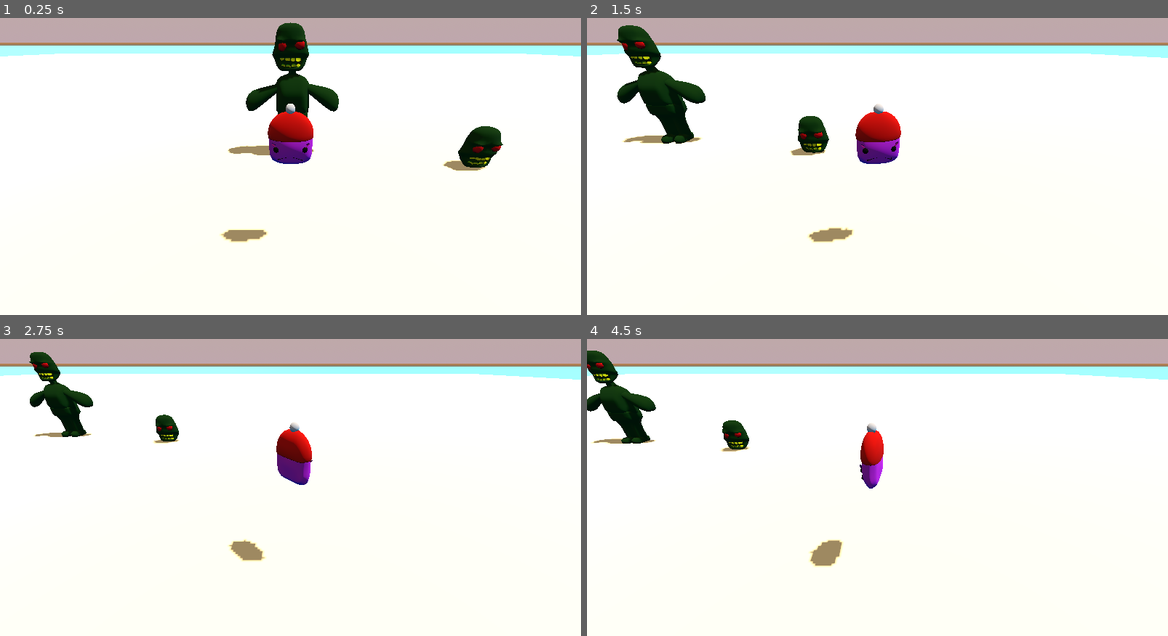
Above: before the commit, frames 1-4 (two rows, left to right).
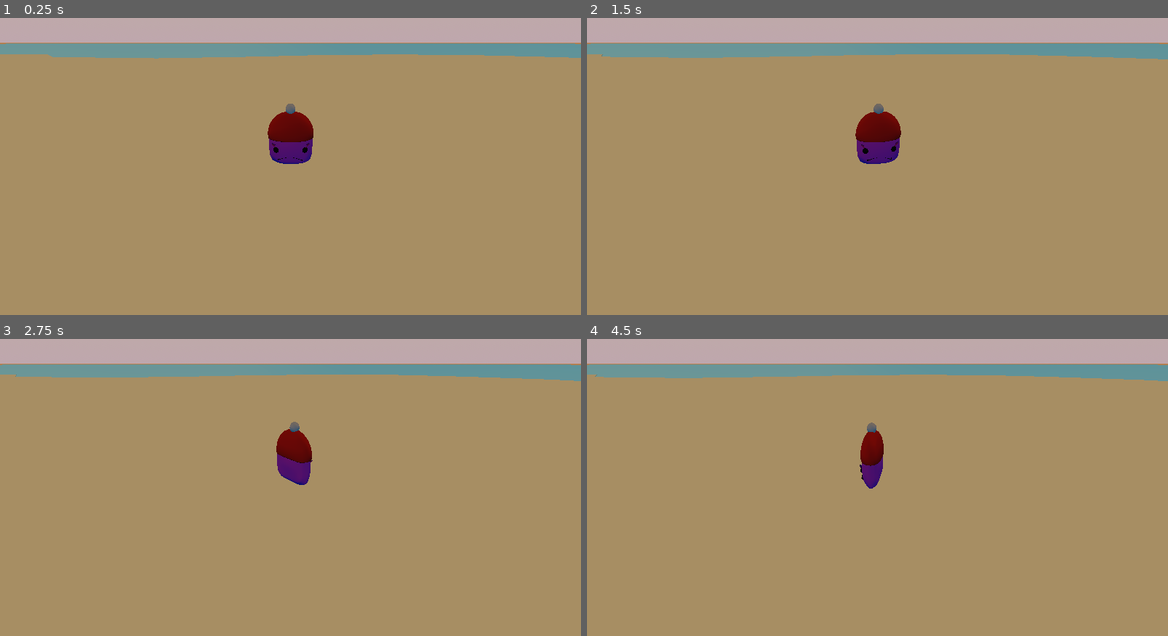
Above: after the commit, the same moments.

Repository: ChickenStorm/epic_game_jam_2023
Game: Godot game, scene res://main.tscn
The game is run twice, just before and just after one commit, with the same random seed, the same clock (stepped at 60 frames per second) and the same inputs. Sound files missing from this copy of the repository are replaced by a short silence.
Inputs (mouse positions are in pixels of both pictures, inside the frame that each line leads up to):
- Up to frame 1 (0.25 s): no input
- Up to frame 2 (1.5 s): tap Enter at 0.5 s; move the mouse to (1005, 136) at 0.52 s; press the mouse at (1005, 136) at 0.53 s; hold D (move_right) 0.53-1.28 s; tap Space (jump) at 0.77 s; move the mouse to (761, 169) at 1.27 s; release the mouse at (761, 169) at 1.28 s; hold S (move_back) from 1.28 s (still down); click (761, 169) at 1.35 s
- Up to frame 3 (2.75 s): tap Space (jump) at 1.52 s; move the mouse to (348, 401) at 2.02 s; release S (move_back) at 2.03 s; hold D (move_right) from 2.03 s (still down); hold W (move_front) from 2.03 s (still down); click (348, 401) at 2.3 s
- Up to frame 4 (4.5 s): move the mouse to (848, 537) at 2.77 s; release W (move_front) at 2.78 s; click (848, 537) at 2.85 s; tap Space (jump) at 3.02, 3.77 s; move the mouse to (1051, 523) at 3.52 s; release D (move_right) at 3.53 s; press the mouse at (1051, 523) at 3.53 s; hold A (move_left) from 3.53 s (still down); move the mouse to (703, 425) at 4.27 s; release the mouse at (703, 425) at 4.28 s; tap W (move_front) at 4.35 s

The runs differ from the first frame. In frame 1, 91% of the frame differs, in the area x 0-100%, y 1-100%; in frame 2, 91%; in frame 3, 91%; in frame 4, 91%, in the area x 0-100%, y 3-100%.

Commit message:
support for switching between two music

Diff:
--- /dev/null
+++ b/BackgroundAudioManager.gd
@@ -0,0 +1,48 @@
+extends Node
+
+@export var is_attacking: bool = false:
+	set = set_is_attacking
+
+@onready var metal = $Metal
+@onready var funk = $Funk
+
+
+
+func _ready():
+	metal.connect("finished", _replay_metal)
+	funk.connect("finished", _replay_funk)
+	$Timer.connect("timeout", _on_timeout)
+	metal.volume_db = -80
+	funk.volume_db = -4
+
+
+func _on_timeout():
+	play_funk()
+
+func _replay_metal():
+	metal.play()
+
+
+func _replay_funk():
+	funk.play()
+
+
+func play_funk():
+#	await metal.finished
+	metal.volume_db = -80
+	funk.volume_db = -4
+
+
+func play_metal():
+#	await metal.finished
+	metal.volume_db = -4
+	funk.volume_db = -80
+
+
+func set_is_attacking(value):
+	is_attacking = value
+	if not is_attacking:
+		play_funk()
+	else:
+		play_metal()
+		$Timer.start()
--- a/main.tscn
+++ b/main.tscn
@@ -1,9 +1,27 @@
-[gd_scene load_steps=3 format=3 uid="uid://do8jt8djqu46d"]
+[gd_scene load_steps=6 format=3 uid="uid://do8jt8djqu46d"]
 
 [ext_resource type="Script" path="res://main.gd" id="1_1u0l2"]
-[ext_resource type="PackedScene" uid="uid://yv6mq1c15gaa" path="res://world/world.tscn" id="2_o2ahh"]
+[ext_resource type="PackedScene" uid="uid://bmedllx6nsg3o" path="res://world/Island.tscn" id="2_fdfg8"]
+[ext_resource type="Script" path="res://BackgroundAudioManager.gd" id="3_0ed7e"]
+[ext_resource type="AudioStream" uid="uid://bxvnnti15wv7s" path="res://resources/audio/METAL_Mix.mp3" id="4_4k8w3"]
+[ext_resource type="AudioStream" uid="uid://pu6h2diag8j8" path="res://resources/audio/FUNK_Mix.mp3" id="5_lm6mc"]
 
 [node name="main" type="CanvasLayer"]
 script = ExtResource("1_1u0l2")
 
-[node name="world" parent="." instance=ExtResource("2_o2ahh")]
+[node name="Island" parent="." instance=ExtResource("2_fdfg8")]
+
+[node name="BackgroundAudioManager" type="Node" parent="."]
+script = ExtResource("3_0ed7e")
+
+[node name="Metal" type="AudioStreamPlayer" parent="BackgroundAudioManager"]
+stream = ExtResource("4_4k8w3")
+volume_db = -80.0
+autoplay = true
+
+[node name="Funk" type="AudioStreamPlayer" parent="BackgroundAudioManager"]
+stream = ExtResource("5_lm6mc")
+autoplay = true
+
+[node name="Timer" type="Timer" parent="BackgroundAudioManager"]
+wait_time = 5.0
--- a/world/player/player.gd
+++ b/world/player/player.gd
@@ -43,6 +43,8 @@
 	if weapon:
 		weapon.attack()
 		emit_signal("attacked")
+	var node = $"../../BackgroundAudioManager"
+	node.is_attacking = true
 
 
 func set_current_health(h):
Not shown, added: resources/audio/FUNK_Mix.mp3.import
Not shown, added: resources/audio/METAL_Mix.mp3.import
Not shown, added: resources/audio/FUNK_Mix.mp3
Not shown, added: resources/audio/METAL_Mix.mp3
